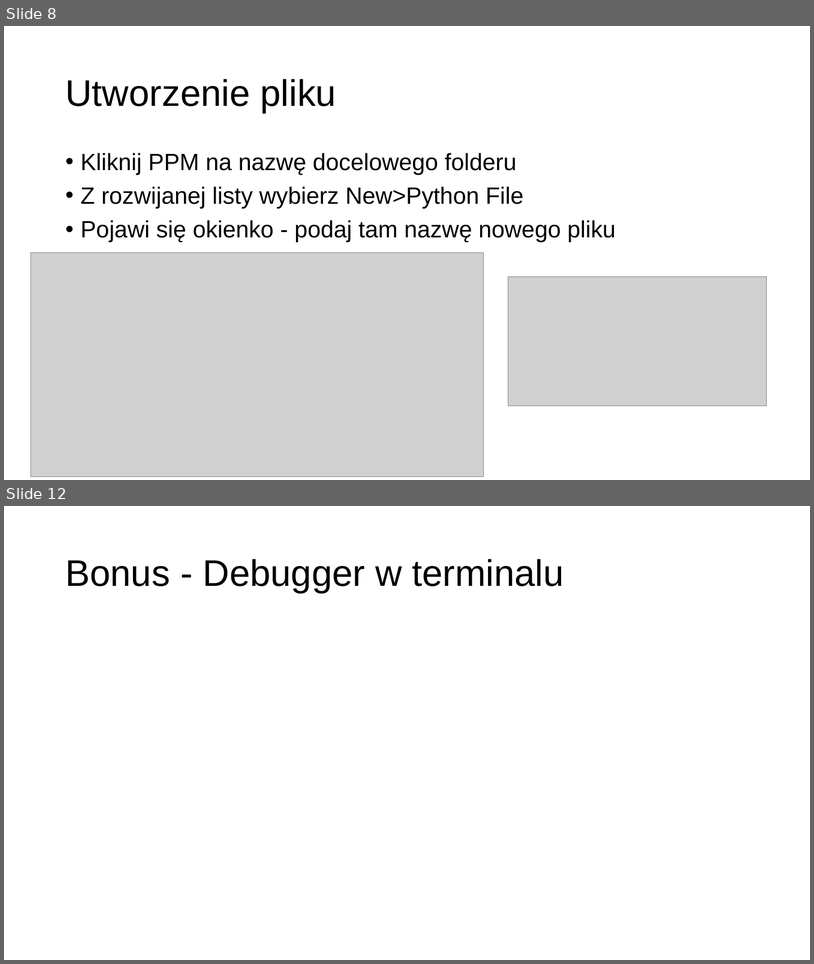
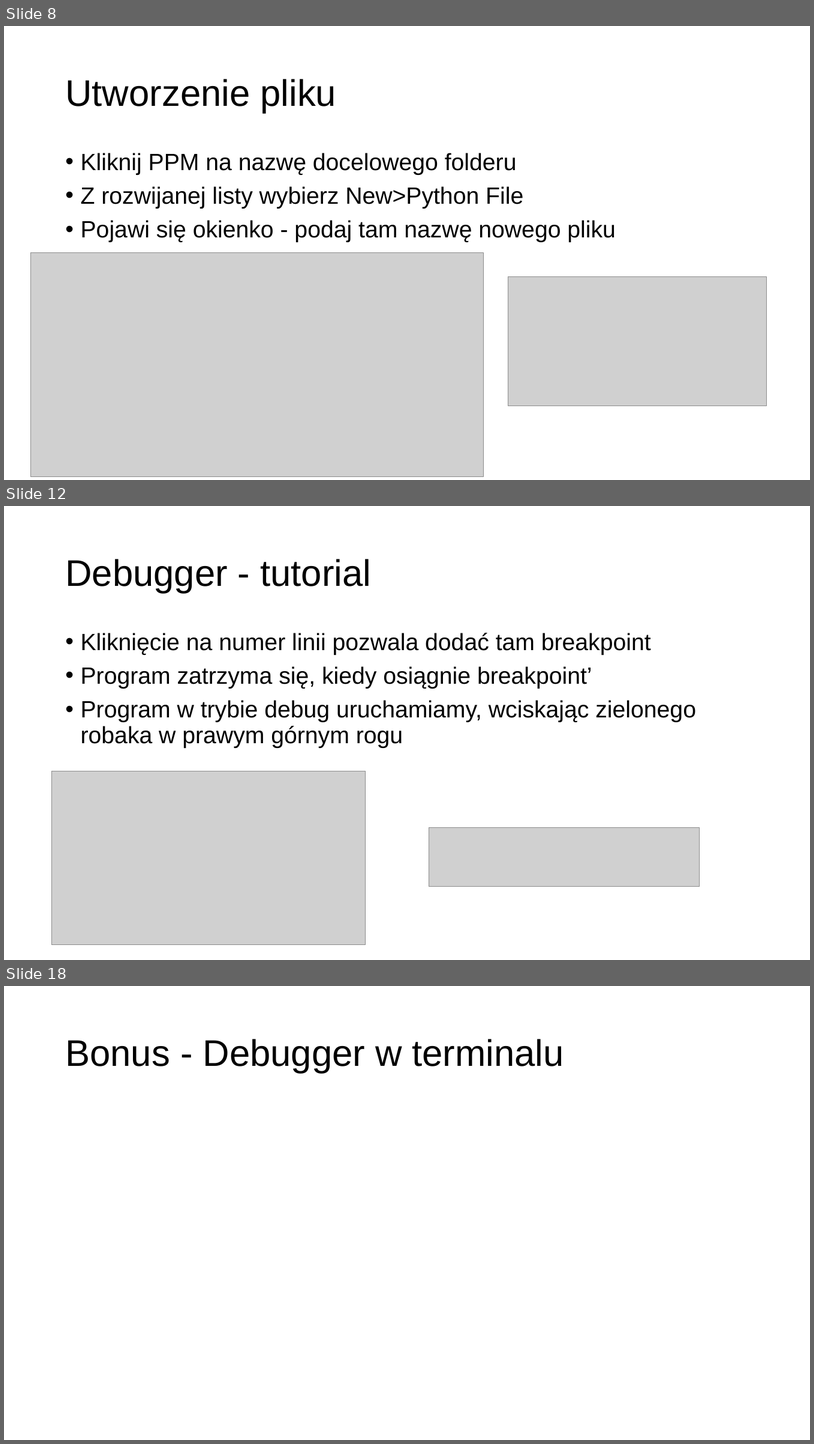
Before and after one commit to MikoStoro/ETI_Academy_Matura, a slide deck: prezentacje/prezentacja1.pptx. Shown one above the other, each under a label of ours: slides 8 and 12 before the commit, slides 8, 12 and 18 after it; the slides between them are not shown. The pictures are 814x964 and 814x1444 pixels, drawn with LibreOffice and Linux fonts; fonts in the diff are those of the drawing; grey boxes stand for pictures; background and template pictures are left out. Boxes give left, top, right and bottom in pixels: in the first picture for what was removed or moved away, otherwise in the second. Text is boxed around its words. In the diff, an @@ line names an element or a change of style, - is before the commit and + after.

```diff
--- a/prezentacje/prezentacja1.pptx
+++ b/prezentacje/prezentacja1.pptx
@@ slide 12 added at [4,506,810,960], background picture (left out) @@
@@ title added at [65,559,372,593], 44 pt, text #000000 @@
+Debugger - tutorial
@@ text added at [81,633,696,748], 28 pt, text #000000 @@
+• Kliknięcie na numer linii pozwala dodać tam breakpoint
+• Program zatrzyma się, kiedy osiągnie breakpoint’
+• Program w trybie debug uruchamiamy, wciskając zielonego robaka w prawym górnym rogu
@@ picture added at [52,771,366,945] @@
@@ picture added at [429,827,699,886] @@
@@ what was slide 12 is now slide 18 @@
```
Also in this commit, not shown: 2 slides changed, 7 other slides added, 2 slides removed, 9 other files.
